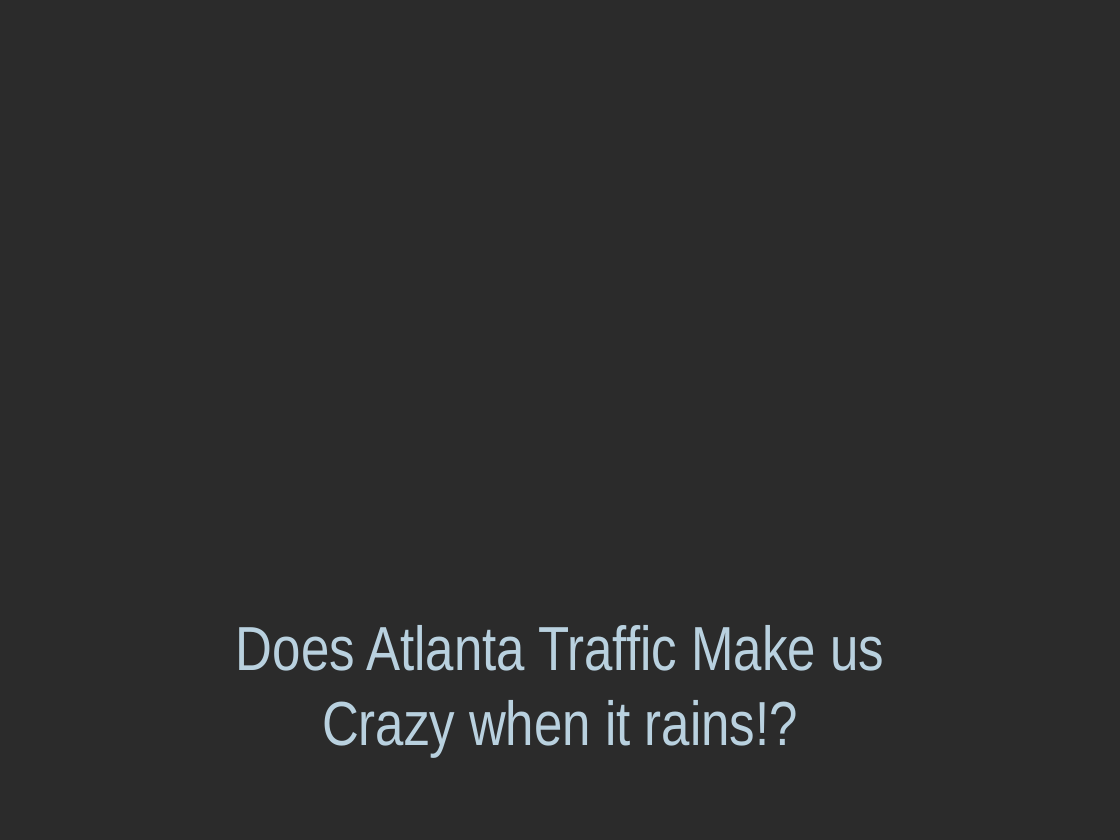
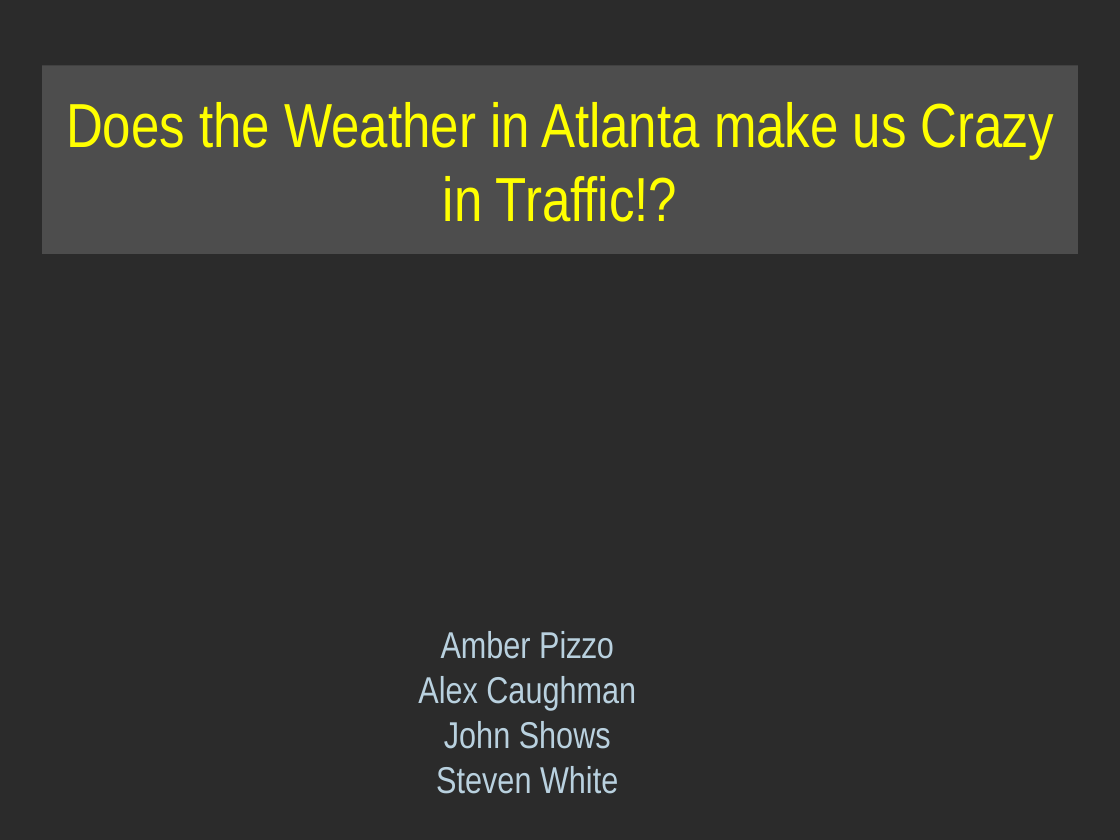
Before and after one commit to alexcaughman/iteration_station, a slide deck: slide 1 of Atlanta Traffic PPT.pptx. Drawn at 1120x840 pixels with LibreOffice and Linux fonts; fonts in the diff are those of the drawing; background and template pictures are left out; a plain dark background stands for a picture behind light text. Boxes give left, top, right and bottom in pixels: in the first picture for what was removed or moved away, otherwise in the second. Text is boxed around its words. In the diff, an @@ line names an element or a change of style, - is before the commit and + after.

```diff
--- a/Atlanta Traffic PPT.pptx
+++ b/Atlanta Traffic PPT.pptx
@@ title "Does the Weather in Atlanta ...": place and size @@
-title "Does the Weather in Atlanta ..." at [236,625,884,756]
+title "Does the Weather in Atlanta ..." at [43,65,1079,253]
@@ title "Does the Weather in Atlanta ..." at [43,65,1079,253]: fill none to #7A7A7A at 44% opacity @@
@@ title at [66,102,1054,222]: text changed; text colour #B9D1DF to #FFFF00 @@
-Does Atlanta Traffic Make us Crazy when it rains!?
+Does the Weather in Atlanta make us Crazy in Traffic!?
@@ text added at [418,631,636,794], 24 pt, text #B9D1DF @@
+Amber Pizzo
+Alex Caughman
+John Shows
+Steven White
```
Also in this commit, not shown: 9 slides added, 1 slide removed, 1 other file.
